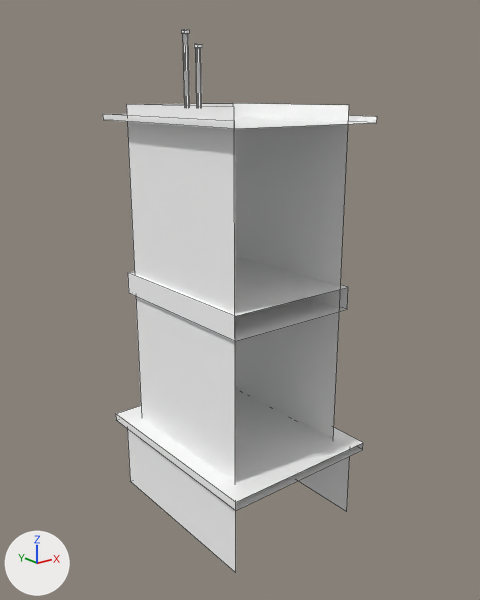
The FBX model Assets/Models/Building 02.fbx as it was, and as the next commit left it.
Rendered twice from a 50 mm camera at (-0.1334, -0.17, 0.1434) aimed at (0.0007, -0.0024, 0.0763). Every picture has the same lights, and +X, +Y and +Z are marked at lower left. Mesh edges are drawn as thin lines. Where no turn or scale is listed for an object, it has been applied to the vertices.

In view in the first picture: 'Building_2'.
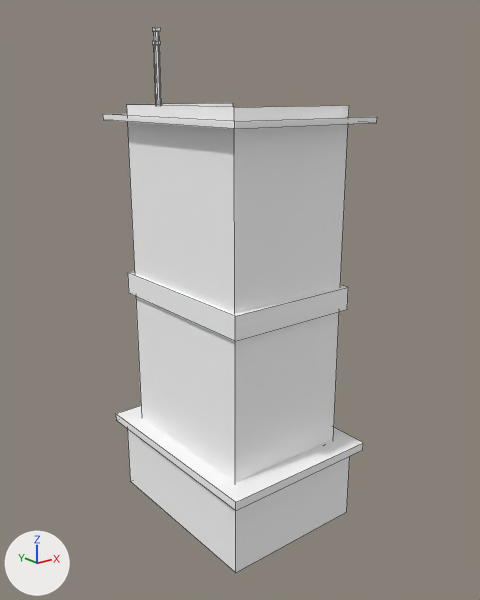
Commit message: Building model fixed

Boxes (x1, y1, x2, y2) around the edits, measured in the pictures (480 x 600 px; the box of a moved part takes in the faces that stretch with it):
part 1 of me_mesh, moved or reshaped
    before: (181, 30, 377, 512)
    after: (152, 27, 377, 572)
part 2 of me_mesh, moved or reshaped
    before: (340, 288, 348, 309)
    after: (235, 288, 348, 341)

The change, as a list of edits to the scene's bpy script:
```text
Change me_mesh:
    where me_mesh.from_pydata(...)  # 88 vertices, 48 faces; spans x -0.028..0.028, y -0.036..0.036, z -0.001..0.163
    used by ob_building_2; location = (0.0, 0.0, 0.0)
    verts and faces of me_mesh; kept vertices keep their numbers, new ones are numbered from 88
    before: 24 (-0.023, -0.03, 0.076) at pixel (235, 341), 25 (0.023, -0.03, 0.076) at pixel (347, 309), 26 (-0.023, -0.03, 0.083) at pixel (235, 316), 27 (0.023, -0.03, 0.083) at pixel (348, 287), 29 (0.023, 0.03, 0.083)
    before: 31 (0.023, 0.03, 0.076)
    me_mesh part 1
    4 faces are deleted
    18 vertices in x 0.0..0.002, y 0.019..0.021, z 0.136..0.158 move by (-0.018, -0.004, 0.0)
    14 vertices in x -0.003..-0.001, y 0.022..0.023, z 0.136..0.163 move by (-0.012, -0.001, 0.0)
    10 vertices in x -0.003..-0.001, y 0.023..0.024, z 0.136..0.163 move by (-0.012, -0.002, 0.0)
    6 vertices move from x 0.001..0.002, y 0.019..0.021, z 0.136..0.157 to x -0.018..-0.016, y 0.016..0.017, z 0.136..0.157
    4 new faces join them
    me_mesh part 2
    add delete_faces([(25, 31, 29, 27)])
    add faces += [(24, 25, 27, 26)]
```
